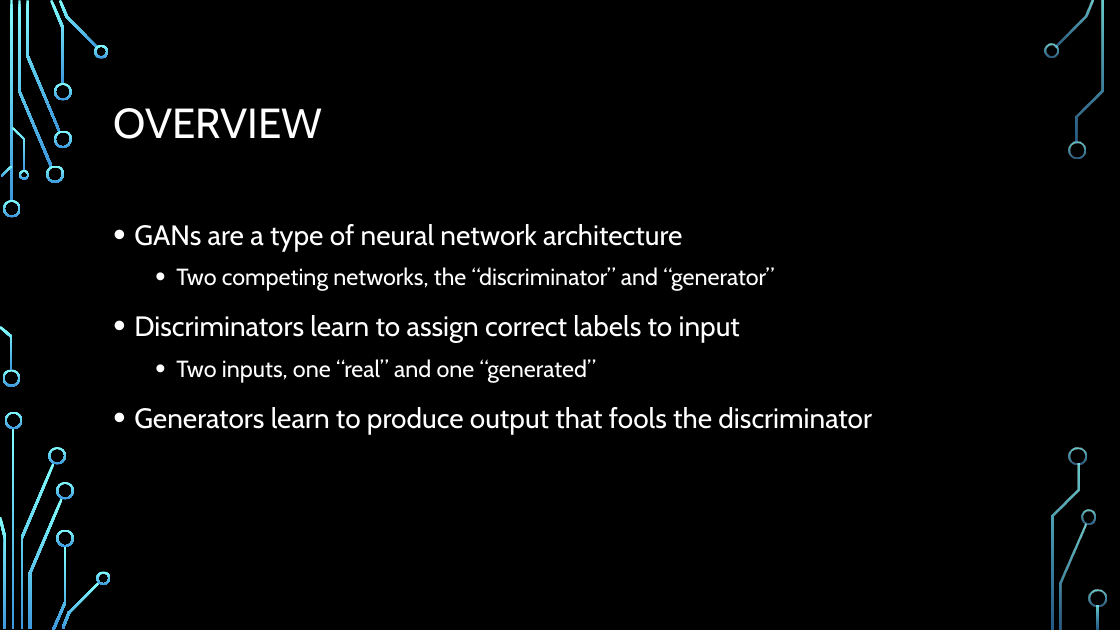
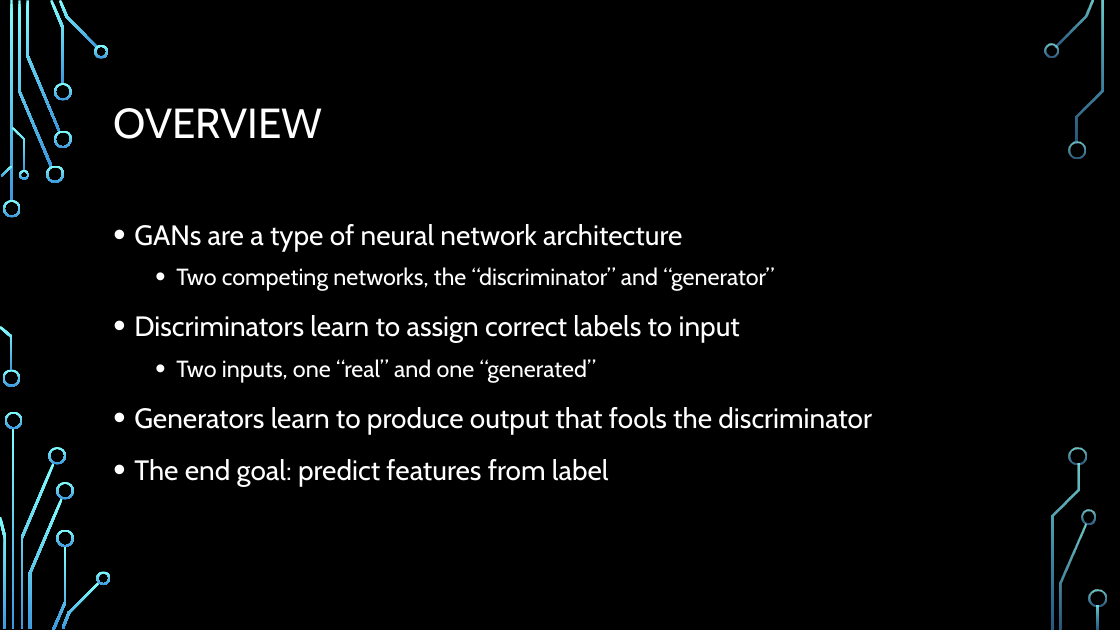
Before and after one commit to GnomeWorks/DS7335-ML, a slide deck: slide 2 of - Presentation/Generative Adversarial Networks.pptx. Drawn at 1120x630 pixels with LibreOffice and Linux fonts; fonts in the diff are those of the drawing; background and template pictures are left out. Boxes give left, top, right and bottom in pixels: in the first picture for what was removed or moved away, otherwise in the second. Text is boxed around its words. In the diff, an @@ line names an element or a change of style, - is before the commit and + after.

```diff
--- a/- Presentation/Generative Adversarial Networks.pptx
+++ b/- Presentation/Generative Adversarial Networks.pptx
@@ text at <box>134,459,609,486</box>: paragraph added @@
+• The end goal: predict features from label
```
Also in this commit, not shown: 3 other slides changed, 5 slides added, 1 slide removed, 11 other files.
